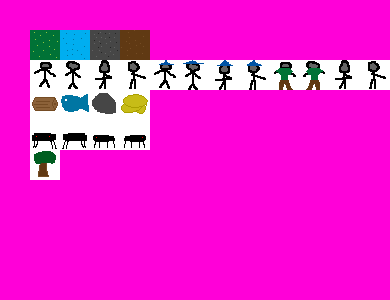
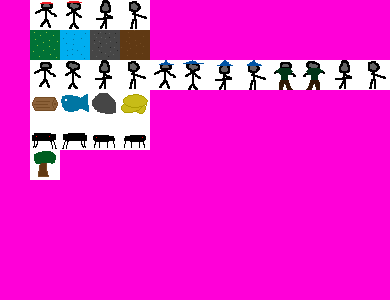
Layer changes from the first w=390, h=300 image to the second:
removed layer "Layer 1" over [306, 68, 323, 90]
painted on "characters" over [35, 0, 323, 90]
painted on "Layer 0" over [30, 0, 150, 30]
